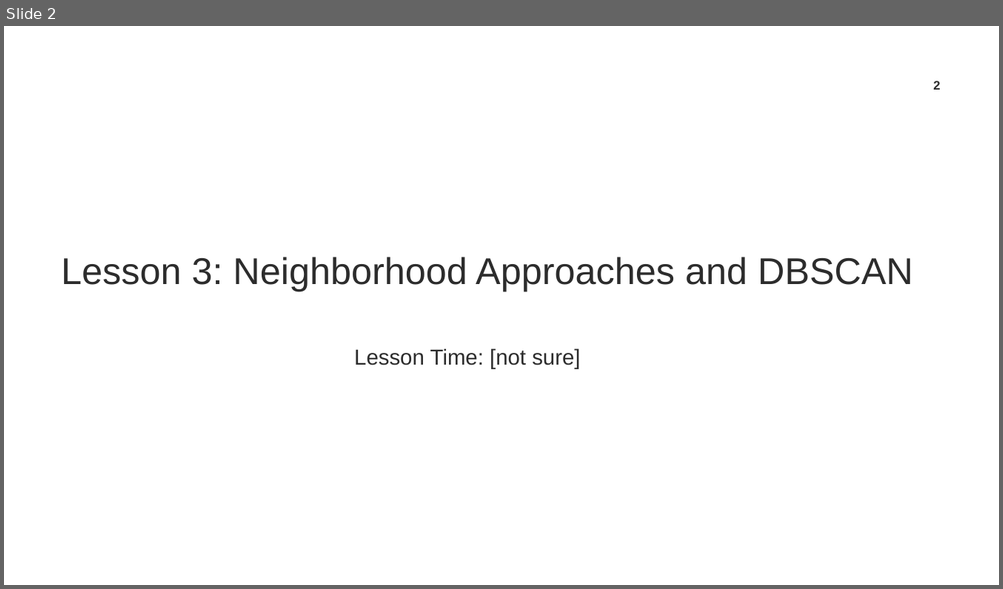
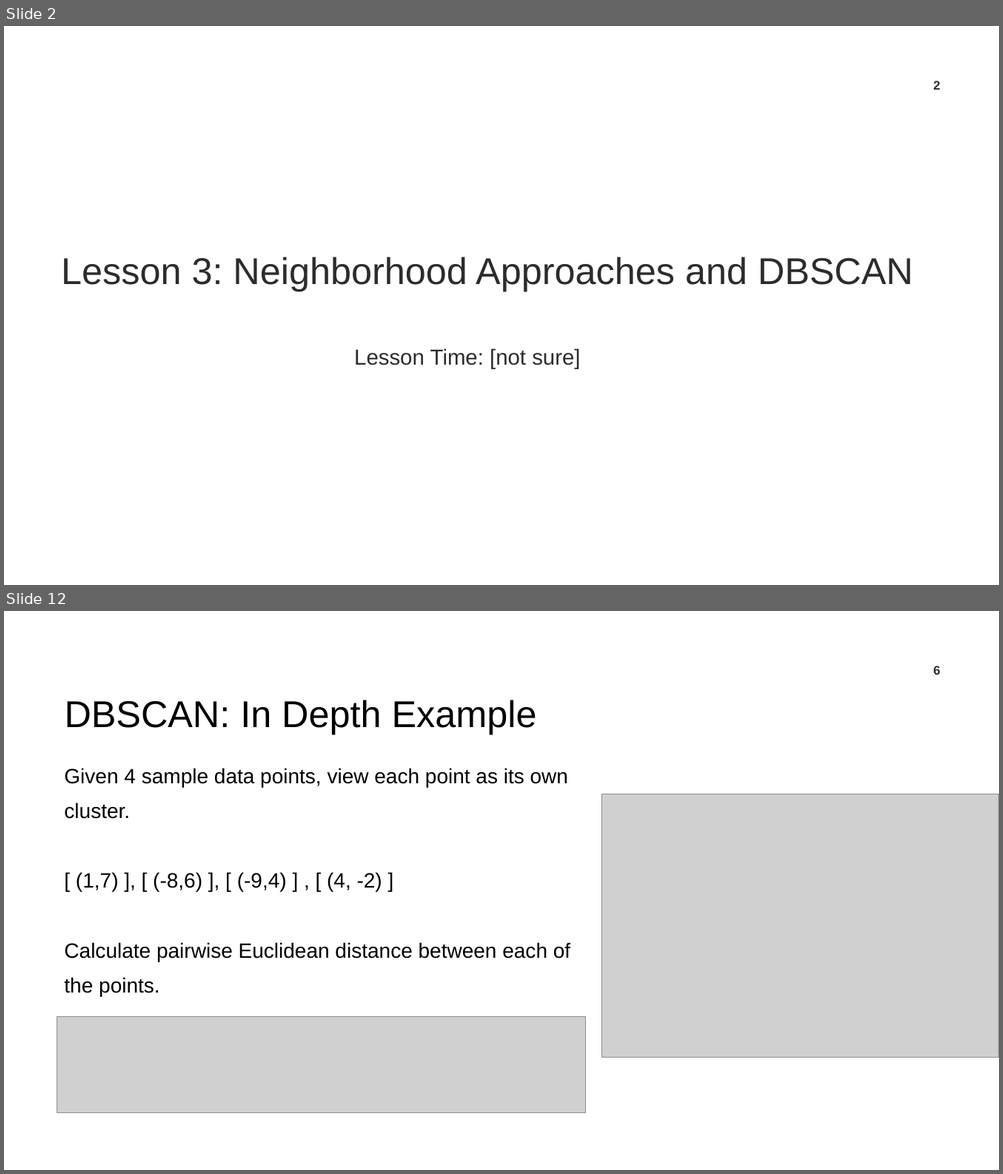
Before and after one commit to TrainingByPackt/Applied-Unsupervised-Learning-with-Python, a slide deck: CH3/C12626_03_Chris_FirstDraft.pptx. Shown one above the other, each under a label of ours: slide 2 before the commit, slides 2 and 12 after it; the slides between them are not shown. The pictures are 1003x589 and 1003x1174 pixels, drawn with LibreOffice and Linux fonts; fonts in the diff are those of the drawing; grey boxes stand for pictures; background and template pictures are left out. Boxes give left, top, right and bottom in pixels: in the first picture for what was removed or moved away, otherwise in the second. Text is boxed around its words. In the diff, an @@ line names an element or a change of style, - is before the commit and + after.

```diff
--- a/CH3/C12626_03_Chris_FirstDraft.pptx
+++ b/CH3/C12626_03_Chris_FirstDraft.pptx
@@ slide 12 added at <box>4,611,999,1170</box>, background #FFFFFF @@
@@ text added at <box>933,666,939,675</box>, 12 pt, text #2C2C2C, bold @@
+6
@@ text added at <box>65,700,537,735</box>, 36 pt, text #000000 @@
+DBSCAN: In Depth Example
@@ text added at <box>64,768,570,997</box>, 20 pt, text #000000 @@
+Given 4 sample data points, view each point as its own cluster.
+[ (1,7) ], [ (-8,6) ], [ (-9,4) ] , [ (4, -2) ]
+Calculate pairwise Euclidean distance between each of the points.
@@ picture added at <box>602,794,999,1058</box> @@
@@ picture added at <box>57,1017,585,1113</box> @@
```
Also in this commit, not shown: 13 slides changed, 8 other slides added, 7 slides removed, 1 other file.
